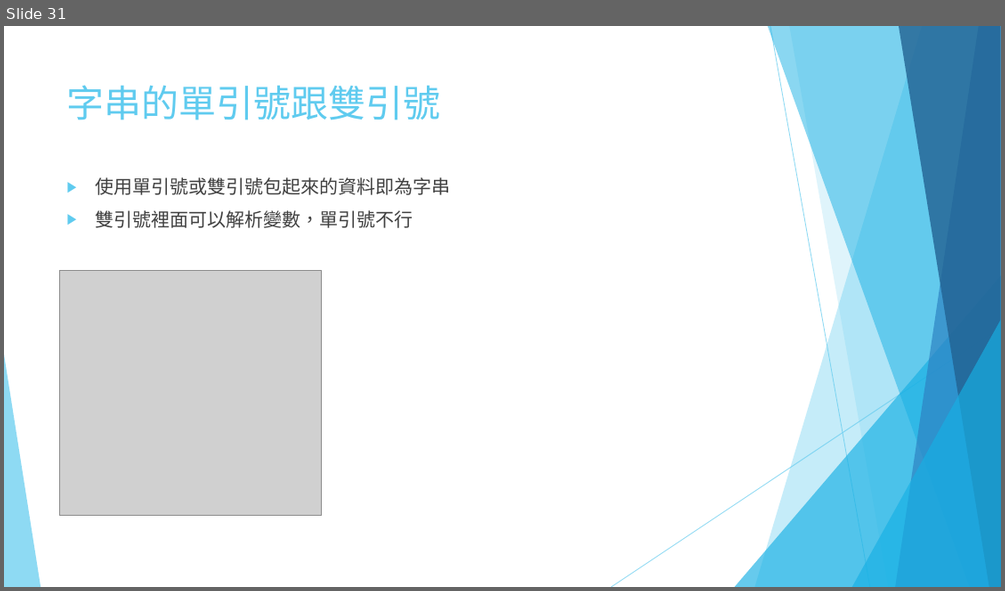
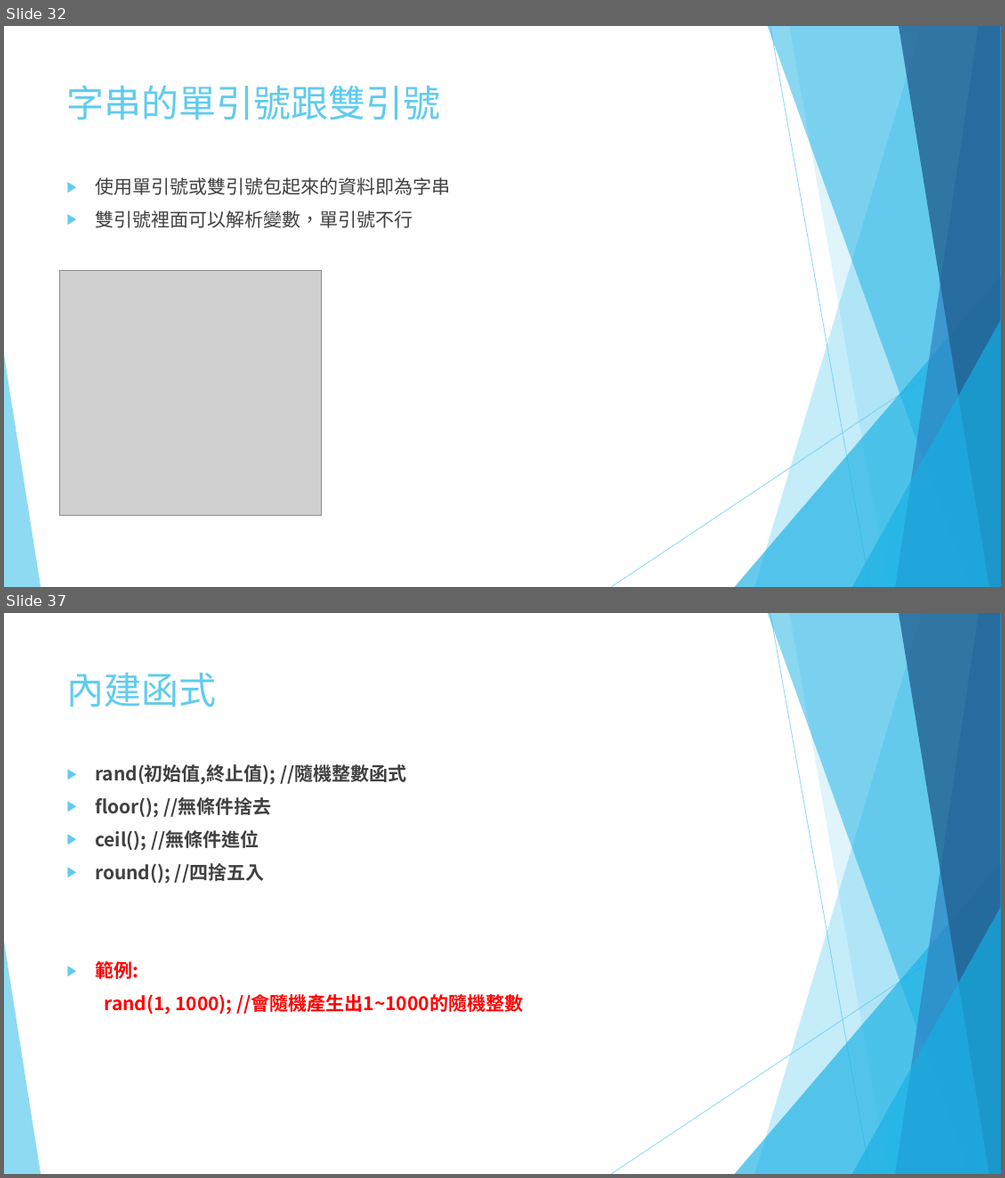
Before and after one commit to 10994015/phpmysqlppt, a slide deck: 01.pptx. Shown one above the other, each under a label of ours: slide 31 before the commit, slides 32 and 37 after it; the slides between them are not shown. The pictures are 1005x591 and 1005x1178 pixels, drawn with LibreOffice and Linux fonts; fonts in the diff are those of the drawing; grey boxes stand for pictures. Boxes give left, top, right and bottom in pixels: in the first picture for what was removed or moved away, otherwise in the second. Text is boxed around its words. In the diff, an @@ line names an element or a change of style, - is before the commit and + after.

```diff
--- a/01.pptx
+++ b/01.pptx
@@ slide 37 added at (4, 613, 1001, 1174), background #FFFFFF; not listed: 10 template elements that a slide beside it also shows @@
@@ title added at (67, 672, 217, 707), 36 pt, text #5FCBEF @@
+內建函式
@@ text added at (95, 764, 523, 1013), 18 pt, text #404040, bold @@
+▶ rand(初始值,終止值); //隨機整數函式
+▶ floor(); //無條件捨去
+▶ ceil(); //無條件進位
+▶ round(); //四捨五入
+▶ 範例:
+rand(1, 1000); //會隨機產生出1~1000的隨機整數
@@ what was slide 31 is now slide 32 @@
```
Also in this commit, not shown: 19 other slides added.
